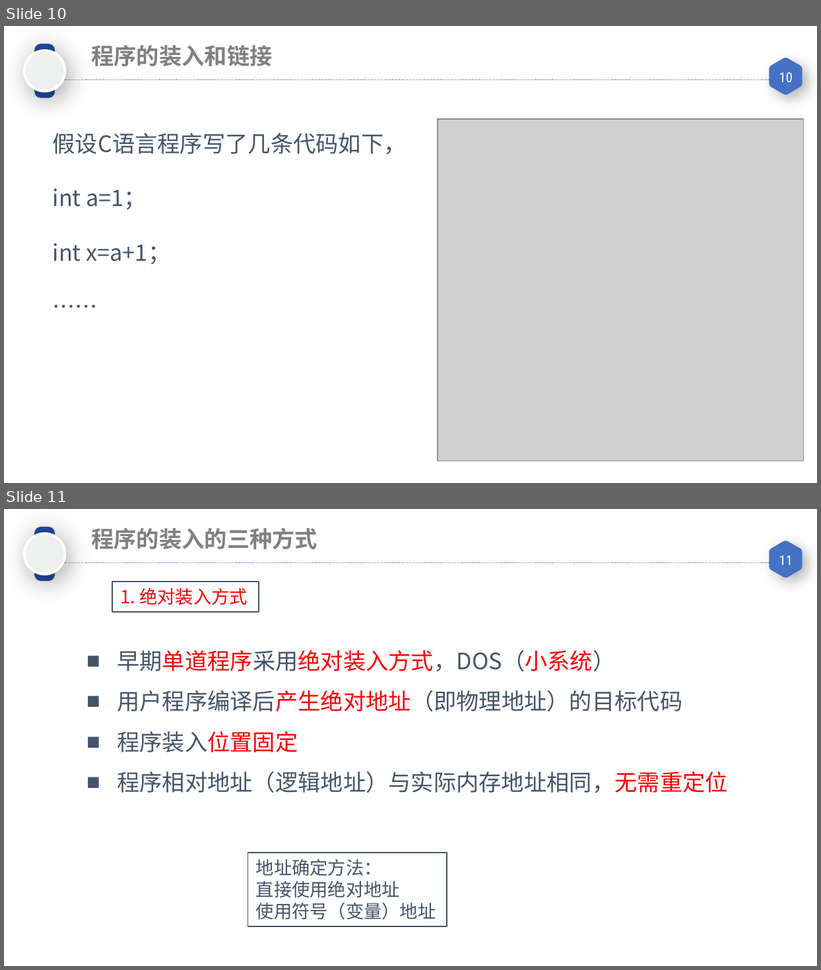
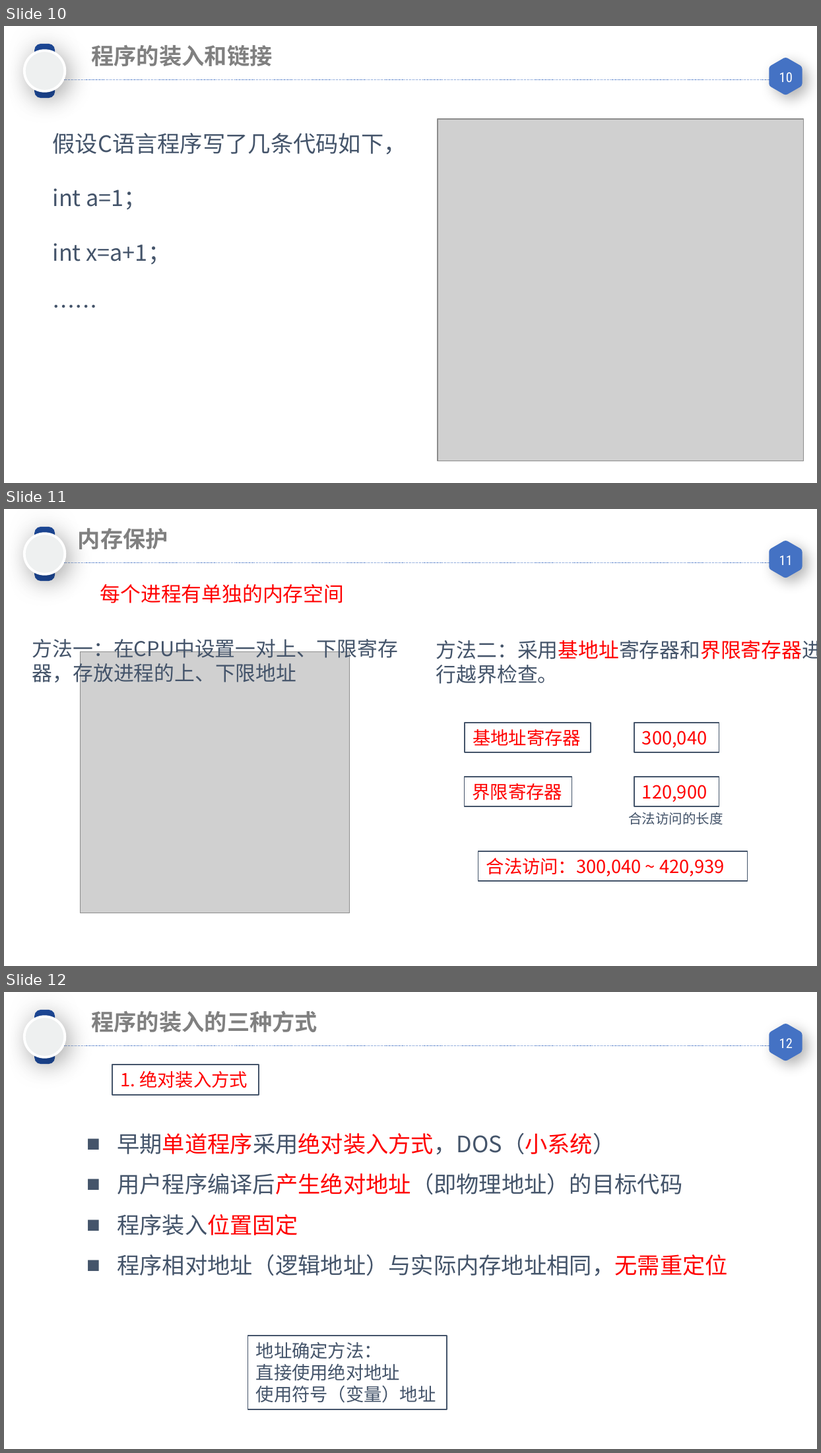
Before and after one commit to GALA-Lin/CUPK-lib, a slide deck: 计算机操作系统/05 内存管理-连续内存分配.pptx. Shown one above the other, each under a label of ours: slides 10 and 11 before the commit, slides 10, 11 and 12 after it. The pictures are 821x970 and 821x1453 pixels, drawn with LibreOffice and Linux fonts; fonts in the diff are those of the drawing; grey boxes stand for pictures. Boxes give left, top, right and bottom in pixels: in the first picture for what was removed or moved away, otherwise in the second. Text is boxed around its words. In the diff, an @@ line names an element or a change of style, - is before the commit and + after.

```diff
--- a/计算机操作系统/05 内存管理-连续内存分配.pptx
+++ b/计算机操作系统/05 内存管理-连续内存分配.pptx
@@ slide 11 added at <box>4,509,817,966</box>, background #FFFFFF; not listed: 5 template elements that a slide beside it also shows @@
@@ text added at <box>78,528,168,549</box>, 20 pt, text #808080, bold @@
+内存保护
@@ text added at <box>100,584,345,603</box>, 18 pt, text #FF0000 @@
+每个进程有单独的内存空间
@@ text added at <box>32,639,398,686</box>, 18 pt, text #44546A @@
+方法一：在CPU中设置一对上、下限寄存器，存放进程的上、下限地址
@@ text added at <box>436,640,817,684</box>, 18 pt, text #44546A @@
+方法二：采用基地址寄存器和界限寄存器进行越界检查。
@@ picture added at <box>81,652,350,914</box> @@
@@ rectangle added at <box>465,723,591,753</box>, outline #44546A 1 pt, 16 pt, text #FF0000 @@
+基地址寄存器
@@ rectangle added at <box>634,723,719,753</box>, outline #44546A 1 pt, 16 pt, text #FF0000 @@
+300,040
@@ rectangle added at <box>464,776,572,807</box>, outline #44546A 1 pt, 16 pt, text #FF0000 @@
+界限寄存器
@@ rectangle added at <box>634,776,719,807</box>, outline #44546A 1 pt, 16 pt, text #FF0000 @@
+120,900
@@ text added at <box>628,813,723,825</box>, 12 pt, text #44546A @@
+合法访问的长度
@@ rectangle added at <box>478,852,747,881</box>, outline #44546A 1 pt, 16 pt, text #FF0000 @@
+合法访问：300,040 ~ 420,939
@@ what was slide 11 is now slide 12 @@
@@ page number at <box>780,1038,793,1048</box>: text changed @@
-11
+12
```
Also in this commit, not shown: 10 slides changed, 1 other slide added, 1 slide removed, 2 other files.
